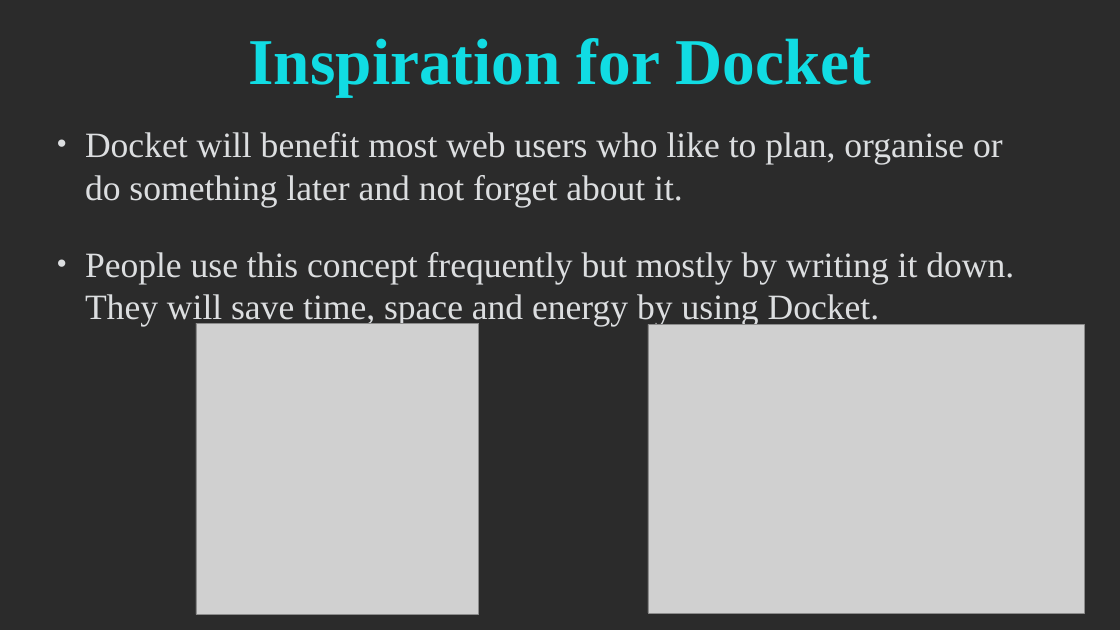
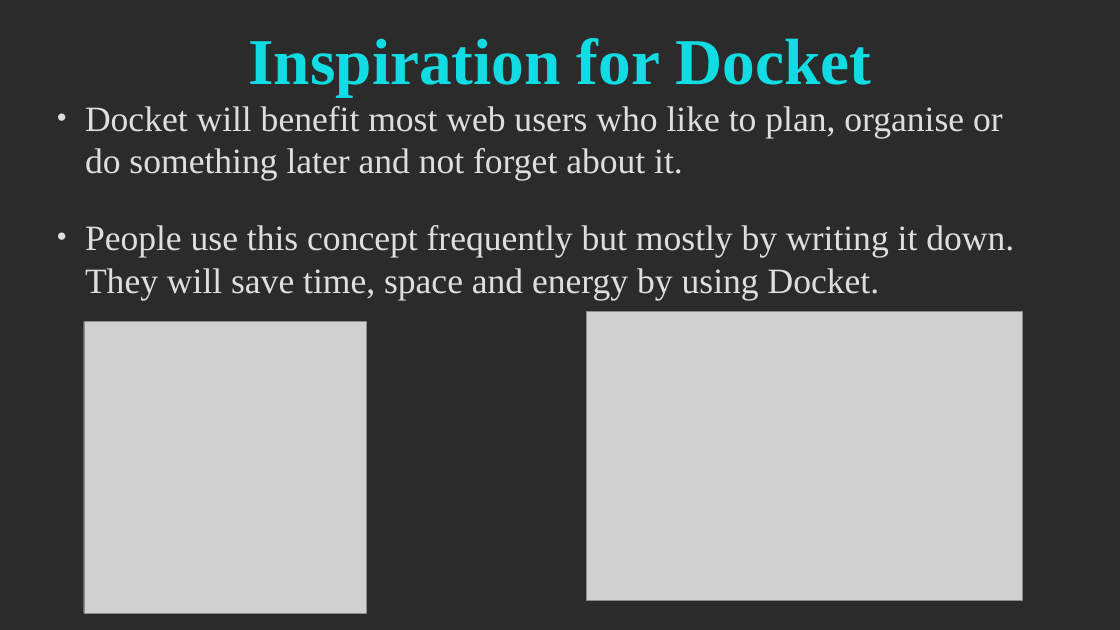
Before and after one commit to yashdahiya0/CS4540-Mozilla-Project-Group-7, a slide deck: slide 3 of doc/phase3/Final Presentation.pptx. Drawn at 1120x630 pixels with LibreOffice and Linux fonts; fonts in the diff are those of the drawing; grey boxes stand for pictures; background and template pictures are left out; a plain dark background stands for a picture behind light text. Boxes give left, top, right and bottom in pixels: in the first picture for what was removed or moved away, otherwise in the second. Text is boxed around its words. In the diff, an @@ line names an element or a change of style, - is before the commit and + after.

```diff
--- a/doc/phase3/Final Presentation.pptx
+++ b/doc/phase3/Final Presentation.pptx
@@ text "Docket will benefit most web ..." moved from (x1=85, y1=132, x2=1014, y2=326) to (x1=85, y1=106, x2=1014, y2=300) @@
@@ picture moved from (x1=196, y1=323, x2=479, y2=614) to (x1=84, y1=322, x2=366, y2=613) @@
@@ picture moved from (x1=648, y1=324, x2=1084, y2=613) to (x1=586, y1=312, x2=1022, y2=600) @@
```
Also in this commit, not shown: 1 other slide changed, 1 slide added.
